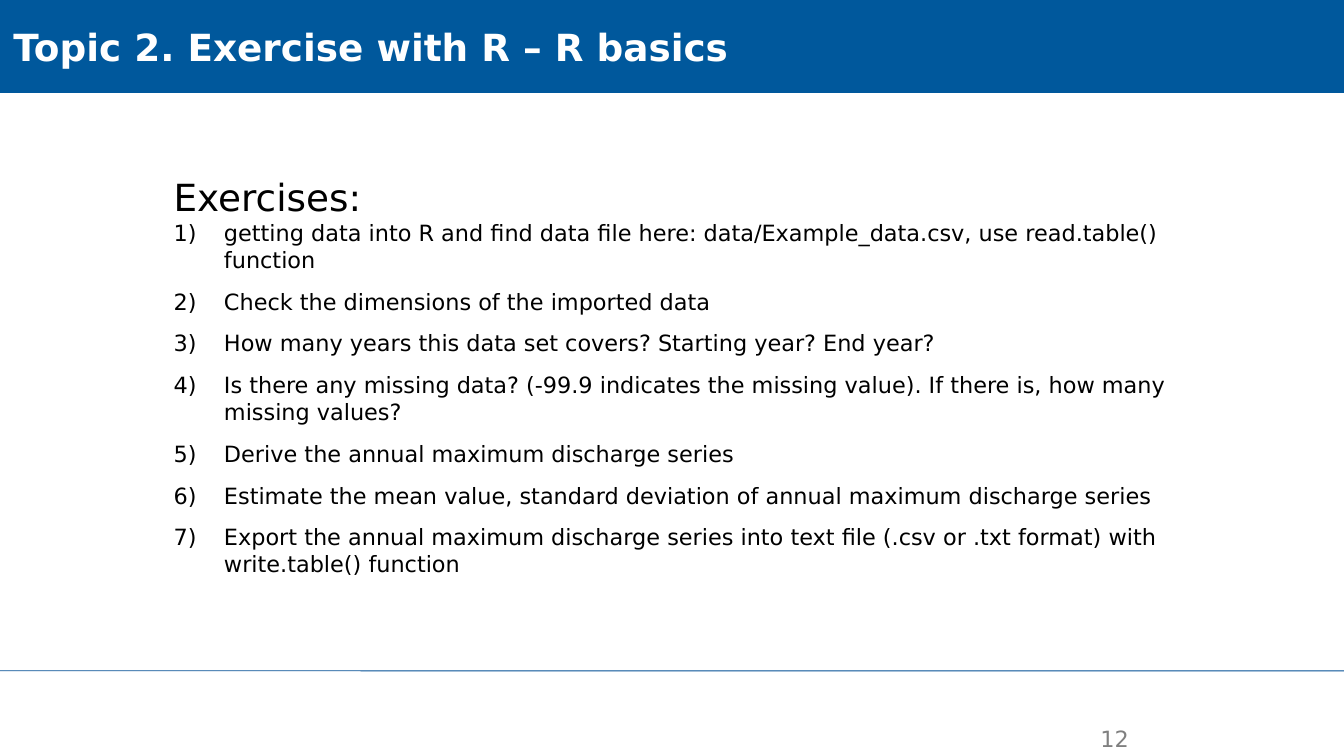
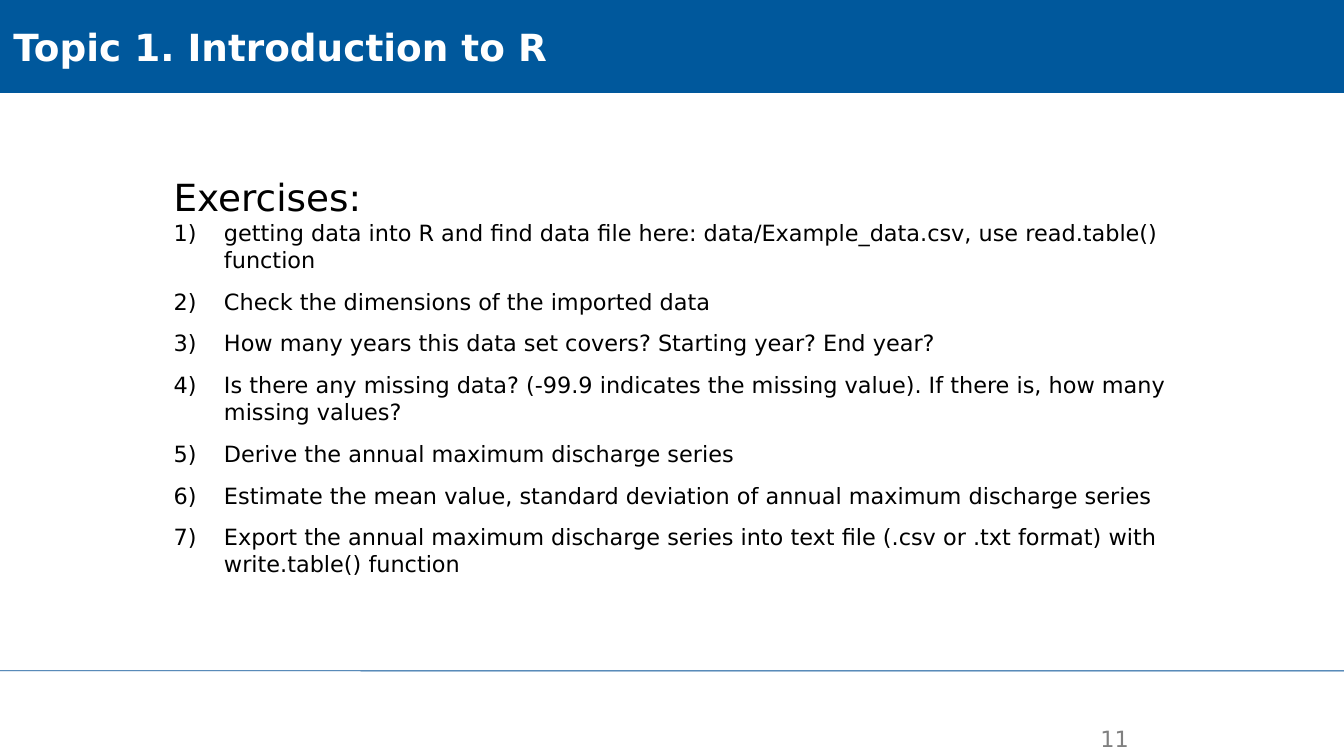
Before and after one commit to XiaoxiangGuanGFZ/FloodRiskSeminar, a slide deck: slide 11 of slides/FRS_exercise_R.pptx (slide 12 before the commit). Drawn at 1344x756 pixels with LibreOffice and Linux fonts; fonts in the diff are those of the drawing; background and template pictures are left out. Boxes give left, top, right and bottom in pixels: in the first picture for what was removed or moved away, otherwise in the second. Text is boxed around its words. In the diff, an @@ line names an element or a change of style, - is before the commit and + after.

```diff
--- a/slides/FRS_exercise_R.pptx
+++ b/slides/FRS_exercise_R.pptx
@@ text in rectangle at (13,32,547,68): text changed @@
-Topic 2. Exercise with R – R basics
+Topic 1. Introduction to R
@@ page number at (1100,731,1128,747): text changed @@
-12
+11
```
Also in this commit, not shown: 8 other slides changed, 1 slide added, 1 slide removed.
